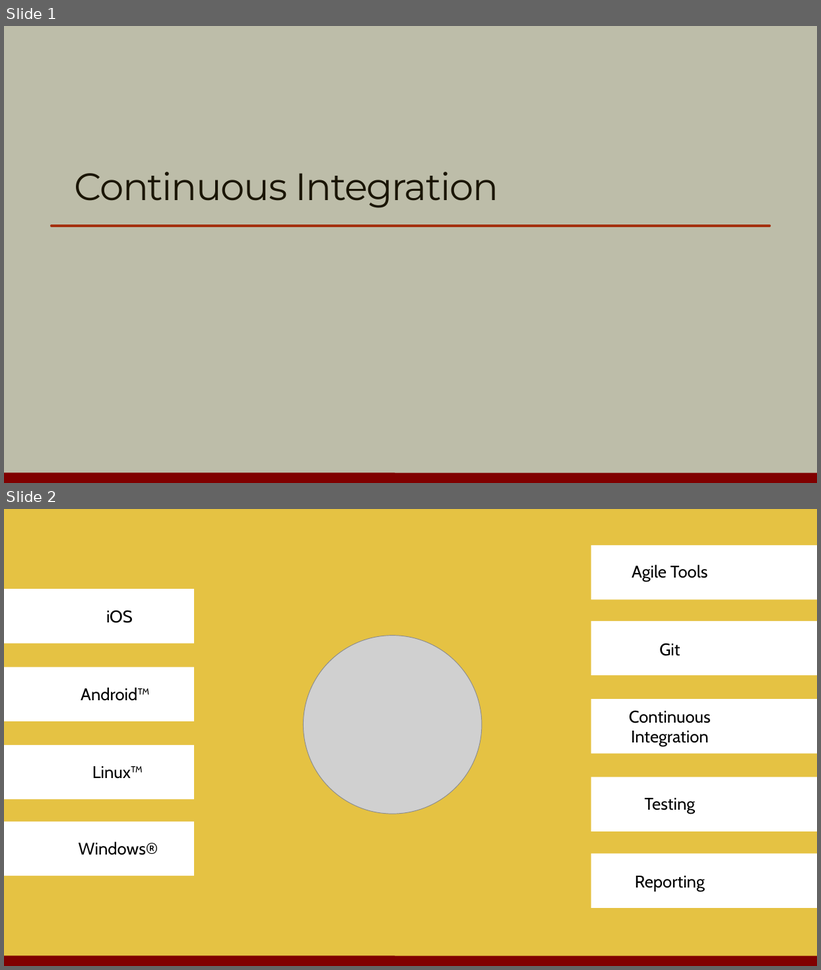
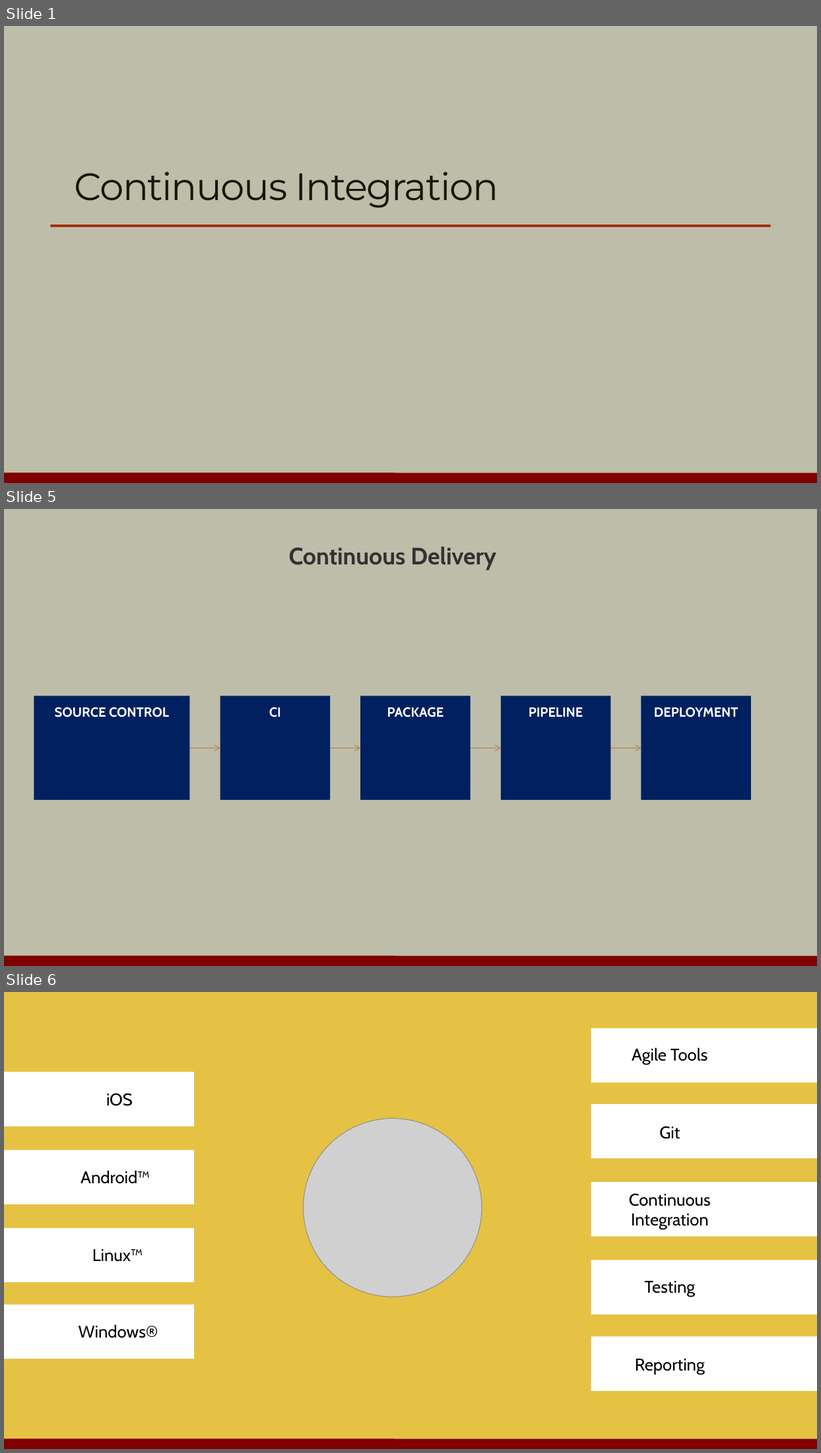
Before and after one commit to OdeToCode/classes, a slide deck: azure/getting_started_slides_m7_cicd.pptx. Shown one above the other, each under a label of ours: slides 1 and 2 before the commit, slides 1, 5 and 6 after it; the slides between them are not shown. The pictures are 821x970 and 821x1453 pixels, drawn with LibreOffice and Linux fonts; fonts in the diff are those of the drawing; grey boxes stand for pictures; background and template pictures are left out. Boxes give left, top, right and bottom in pixels: in the first picture for what was removed or moved away, otherwise in the second. Text is boxed around its words. In the diff, an @@ line names an element or a change of style, - is before the commit and + after.

```diff
--- a/azure/getting_started_slides_m7_cicd.pptx
+++ b/azure/getting_started_slides_m7_cicd.pptx
@@ slide 5 added at (x1=4, y1=509, x2=817, y2=966), background #BDBDA9; not listed: 1 template element that a slide beside it also shows @@
@@ title added at (x1=289, y1=547, x2=496, y2=570), 28 pt, text #323232, bold @@
+Continuous Delivery
@@ rectangle added at (x1=34, y1=696, x2=190, y2=801), fill #002060, 15.7 pt, text #FFFFFF, bold @@
+SOURCE CONTROL
@@ rectangle added at (x1=220, y1=696, x2=330, y2=801), fill #002060, 15.7 pt, text #FFFFFF, bold @@
+CI
@@ rectangle added at (x1=361, y1=696, x2=471, y2=801), fill #002060, 15.7 pt, text #FFFFFF, bold @@
+PACKAGE
@@ rectangle added at (x1=501, y1=696, x2=611, y2=801), fill #002060, 15.7 pt, text #FFFFFF, bold @@
+PIPELINE
@@ rectangle added at (x1=642, y1=696, x2=751, y2=801), fill #002060, 15.7 pt, text #FFFFFF, bold @@
+DEPLOYMENT
@@ arrow added from (190, 748) to (220, 748), #B27D49 0.75 pt @@
@@ arrow added from (330, 748) to (361, 748), #B27D49 0.75 pt @@
@@ arrow added from (471, 748) to (501, 748), #B27D49 0.75 pt @@
@@ arrow added from (611, 748) to (642, 748), #B27D49 0.75 pt @@
@@ what was slide 2 is now slide 6 @@
```
Also in this commit, not shown: 3 other slides added, 4 other files.
